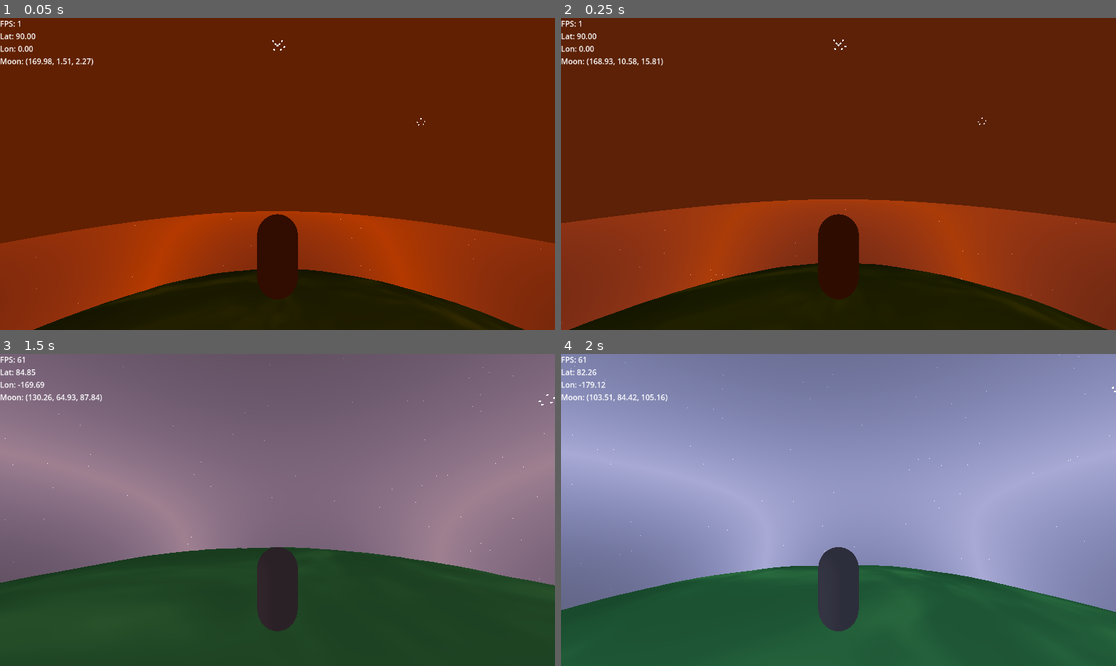
Above: before the commit, frames 1-4 (two rows, left to right).
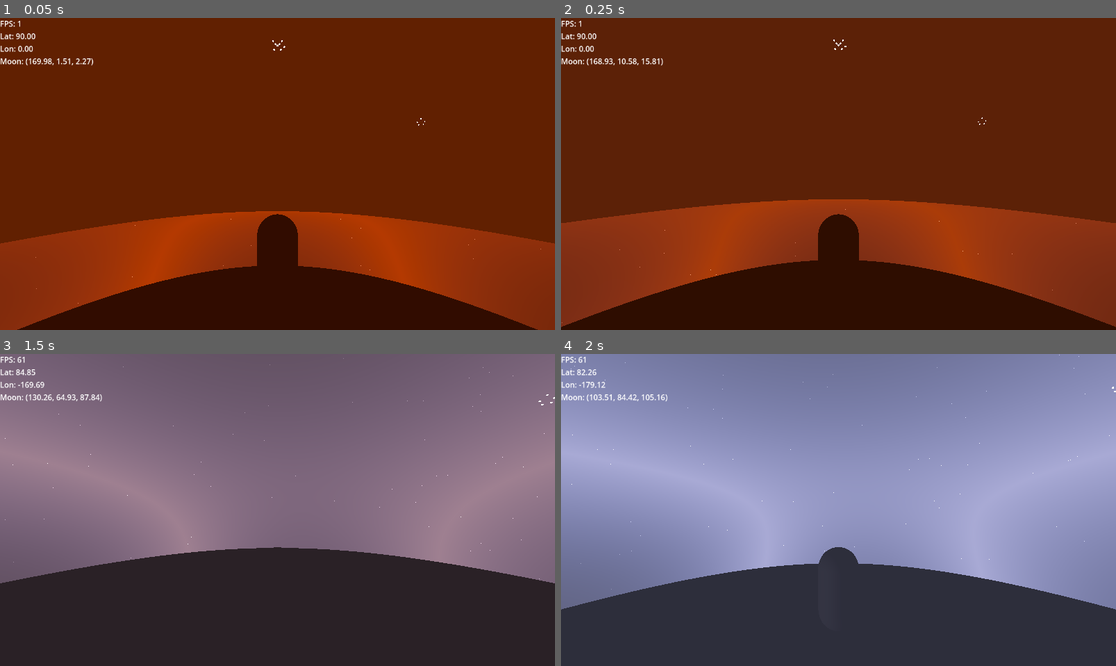
Above: after the commit, the same moments.

Repository: valfrom/LittlePlanet
Game: Godot game, scene res://world.tscn
Same seed, same stepped clock (60 frames per second), same inputs: the game is played once before the commit and once after it.
Inputs (mouse positions are in pixels of both pictures, inside the frame that each line leads up to):
- Up to frame 1 (0.05 s): no input
- Up to frame 2 (0.25 s): no input
- Up to frame 3 (1.5 s): move the mouse to (305, 510) at 0.52 s; hold W (move_forward) from 0.53 s (still down); tap Space (jump) at 0.77 s; move the mouse to (249, 510) at 1.27 s
- Up to frame 4 (2 s): keep holding W (move_forward); tap Space (jump) at 1.52 s

The runs differ from the first frame. In frame 1, 2.3% of the frame differs, in the area x 3-97%, y 79-100%; in frame 2, 1.8%; in frame 3, 32%, in the area x 0-100%, y 61-100%; in frame 4, 26%.

Commit message:
Adopt stylized grass shader

Diff:
--- a/CurvedPlanetGrid.gdshader
+++ b/CurvedPlanetGrid.gdshader
@@ -2,20 +2,36 @@
 render_mode world_vertex_coords;
 
 uniform float curvature = 0.0005;
-uniform float patch_scale = 0.12;
-uniform float detail_scale = 0.55;
-uniform float highlight_strength = 0.55;
-uniform float wind_speed = 0.9;
-uniform float wind_strength = 0.25;
-uniform float grass_height = 0.4;
-uniform vec3 base_shadow_color = vec3(0.02, 0.17, 0.07);
-uniform vec3 base_grass_color = vec3(0.07, 0.4, 0.18);
-uniform vec3 tip_grass_color = vec3(0.33, 0.73, 0.31);
-uniform vec3 highlight_color = vec3(0.66, 0.95, 0.62);
-uniform vec3 rim_light_color = vec3(0.12, 0.5, 0.2);
+uniform float patch_scale = 0.14;
+uniform float detail_scale = 0.45;
+uniform float wind_speed = 1.0;
+uniform float wind_strength = 0.35;
+uniform float gust_speed = 0.45;
+uniform float gust_scale = 0.6;
+uniform float grass_height = 0.6;
+uniform float bend_strength = 0.25;
+
+uniform vec3 shadow_tint = vec3(0.03, 0.15, 0.07);
+uniform vec3 mid_grass_tint = vec3(0.12, 0.4, 0.18);
+uniform vec3 tip_grass_tint = vec3(0.52, 0.9, 0.38);
+uniform vec3 highlight_tint = vec3(0.8, 0.98, 0.7);
+
+uniform vec3 sky_ambient = vec3(0.15, 0.27, 0.35);
+uniform vec3 ground_ambient = vec3(0.05, 0.08, 0.05);
+uniform float ambient_strength = 0.8;
+
 uniform vec3 sun_direction = vec3(0.15, 0.9, 0.4);
+uniform vec3 sun_color = vec3(1.0, 0.95, 0.85);
+uniform float wrap_light = 0.45;
+uniform vec3 rim_light_color = vec3(0.25, 0.6, 0.3);
+uniform float rim_strength = 0.45;
+uniform float subsurface_strength = 0.35;
+uniform float specular_strength = 0.12;
 
 varying vec3 world_pos;
+varying float v_tuft_mask;
+varying float v_height_mix;
+varying float v_bend_amount;
 
 float hash(vec2 p)
 {
@@ -43,68 +59,101 @@
     float amplitude = 0.5;
     float frequency = 1.0;
 
-    for (int i = 0; i < 3; i++)
+    for (int i = 0; i < 4; i++)
     {
         total += noise(p * frequency) * amplitude;
-        frequency *= 2.13;
+        frequency *= 2.07;
         amplitude *= 0.5;
     }
 
     return total;
 }
 
+vec3 apply_curvature(vec3 pos)
+{
+    vec2 fl = pos.xz - CAMERA_POSITION_WORLD.xz;
+    float d = length(fl);
+    pos.y -= curvature * d * d;
+    return pos;
+}
+
 void vertex()
 {
     vec3 pos = VERTEX;
+    pos = apply_curvature(pos);
 
-    vec2 fl = pos.xz - CAMERA_POSITION_WORLD.xz;
-    float d = length(fl);
-    pos.y -= curvature * d * d;
+    float t = TIME * wind_speed;
+    vec2 patch_uv = pos.xz * patch_scale;
 
-    float t = TIME * wind_speed * 0.35;
-    vec2 tuft_coord = pos.xz * patch_scale;
-    float blade_noise = fbm(tuft_coord * 2.5 + vec2(t, t * 0.73));
-    float tuft_noise = noise(tuft_coord * 0.6 + vec2(t * 0.37, t * 1.19));
-    float tuft_mask = smoothstep(0.35, 0.85, tuft_noise);
-    float sway = sin(pos.x * 0.6 + t * 1.7) * wind_strength;
-    float grass_offset = (blade_noise * 0.5 + tuft_mask * 0.7) * grass_height;
-    grass_offset += sway * tuft_mask * grass_height * 0.5;
-    pos.y += grass_offset;
+    float tuft_noise = fbm(patch_uv * 0.55 + vec2(t * 0.17, t * 0.11));
+    float tuft_mask = smoothstep(0.25, 0.75, tuft_noise);
+
+    float gust = fbm(patch_uv * gust_scale + vec2(TIME * gust_speed, TIME * gust_speed * 0.73));
+    float blade_height = mix(0.35, 1.0, tuft_mask) * (0.6 + gust * 0.4);
+
+    float sway_phase = dot(pos.xz, vec2(0.6, 0.85));
+    float sway = sin(sway_phase + TIME * wind_speed * 1.6) * wind_strength;
+    float directional_sway = cos(sway_phase * 1.3 + TIME * wind_speed * 0.8) * wind_strength * 0.35;
+
+    pos.y += blade_height * grass_height;
+    pos.xz += vec2(sway, directional_sway) * bend_strength;
 
     VERTEX = pos;
     world_pos = VERTEX;
+
+    v_tuft_mask = tuft_mask;
+    v_height_mix = clamp(blade_height, 0.0, 1.0);
+    v_bend_amount = clamp(length(vec2(sway, directional_sway)), 0.0, 1.0);
+}
+
+vec3 compute_bent_normal(float bend_amount)
+{
+    vec3 bend = normalize(vec3(0.3, 1.0, 0.5));
+    return normalize(NORMAL + bend * bend_amount * 0.6);
 }
 
 void fragment()
 {
-    vec2 p = world_pos.xz * patch_scale;
+    vec2 world_uv = world_pos.xz * patch_scale;
 
-    float wind_wave = sin(world_pos.x * 0.3 + TIME * wind_speed) * wind_strength;
-    wind_wave += cos(world_pos.z * 0.35 + TIME * wind_speed * 1.3) * wind_strength * 0.5;
-    p += vec2(wind_wave, wind_wave * 0.6);
+    float macro_variation = fbm(world_uv * 0.4);
+    float color_variation = fbm(world_uv / max(0.001, detail_scale) + vec2(0.0, TIME * 0.05));
+    float lushness = clamp(macro_variation * 0.4 + color_variation * 0.6, 0.0, 1.0);
 
-    float macro_variation = noise(p);
-    float detail_variation = fbm(p / detail_scale + vec2(0.0, TIME * 0.03));
-    float lushness = clamp(macro_variation * 0.5 + detail_variation * 0.5, 0.0, 1.0);
+    float tuft_factor = clamp(v_tuft_mask * 0.8 + lushness * 0.2, 0.0, 1.0);
+    float tip_factor = clamp(v_height_mix * 0.8 + lushness * 0.3, 0.0, 1.0);
 
-    float slope = clamp(1.0 - NORMAL.y, 0.0, 1.0);
-    float tip_emphasis = smoothstep(0.5, 1.0, lushness + slope * 0.35);
+    vec3 base_mix = mix(shadow_tint, mid_grass_tint, tuft_factor);
+    vec3 grass_color = mix(base_mix, tip_grass_tint, tip_factor);
+    grass_color = mix(grass_color, highlight_tint, pow(tip_factor, 4.0) * 0.35);
 
-    vec3 base_mix = mix(base_shadow_color, base_grass_color, lushness);
-    vec3 grass = mix(base_mix, tip_grass_color, tip_emphasis);
+    vec3 bent_normal = compute_bent_normal(v_bend_amount);
+    vec3 light_dir = normalize(sun_direction);
+    vec3 view_dir = normalize(-VIEW);
 
-    vec3 light_dir = normalize(sun_direction);
-    float sun_wrap = clamp((dot(NORMAL, light_dir) + 0.4) / 1.4, 0.0, 1.0);
-    vec3 sunlight = highlight_color * pow(sun_wrap, 3.0) * highlight_strength;
+    float wrapped_ndl = clamp((dot(bent_normal, light_dir) + wrap_light) / (1.0 + wrap_light), 0.0, 1.0);
+    vec3 direct = grass_color * sun_color * wrapped_ndl;
 
-    vec3 view_dir = normalize(-VIEW);
-    float rim = pow(1.0 - clamp(dot(NORMAL, view_dir), 0.0, 1.0), 2.0);
-    vec3 rim_light = rim_light_color * rim * 0.5;
+    float sky_mix = clamp(bent_normal.y * 0.5 + 0.5, 0.0, 1.0);
+    vec3 ambient = mix(ground_ambient, sky_ambient, sky_mix) * ambient_strength;
+    ambient *= mix(1.0, 0.65, tuft_factor);
 
-    vec3 final_color = grass + sunlight + rim_light;
+    float rim = pow(1.0 - clamp(dot(bent_normal, view_dir), 0.0, 1.0), 3.0) * rim_strength;
+    vec3 rim_light = rim_light_color * rim;
 
-    ALBEDO = final_color;
-    ROUGHNESS = 0.75;
+    float subsurface = pow(1.0 - clamp(dot(-light_dir, bent_normal), 0.0, 1.0), 2.0) * subsurface_strength;
+    vec3 subsurface_color = tip_grass_tint * subsurface * (0.6 + 0.4 * tip_factor);
+
+    vec3 half_vec = normalize(light_dir + view_dir);
+    float specular = pow(max(0.0, dot(bent_normal, half_vec)), 32.0) * specular_strength;
+
+    vec3 color = grass_color * ambient + direct + rim_light + subsurface_color;
+    color += specular;
+
+    float ao_mask = clamp(1.0 - tuft_factor * 0.45, 0.3, 1.0);
+
+    ALBEDO = color;
+    ROUGHNESS = 0.6;
     METALLIC = 0.0;
-    AO = clamp(1.0 - slope * 0.35, 0.2, 1.0);
+    AO = ao_mask;
 }
